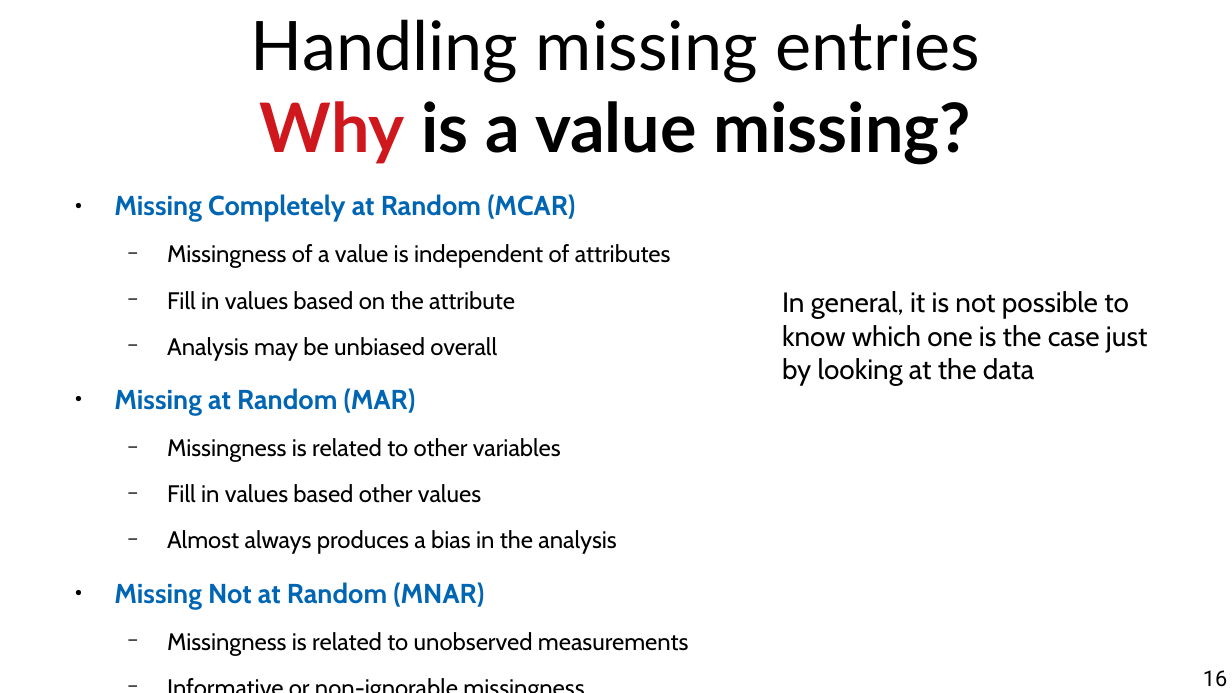
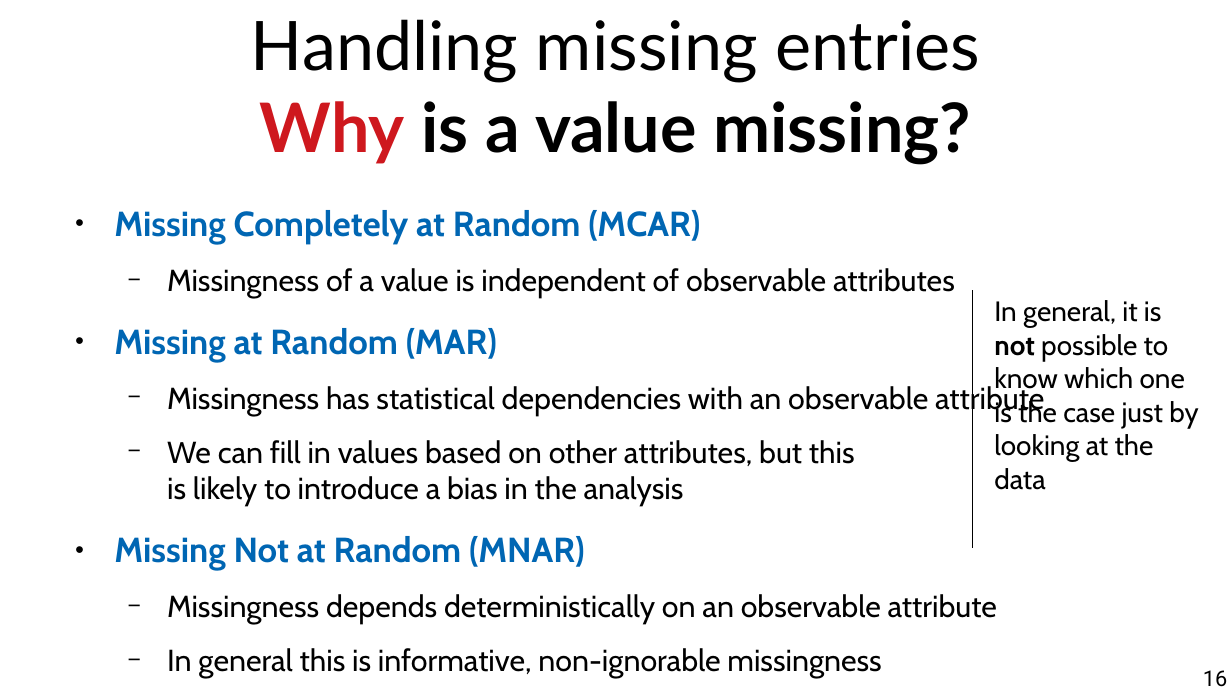
Before and after one commit to chatox/data-mining-course, a slide deck: slide 16 of theory/odp/tt04_integration_cleaning.odp. Drawn at 1232x693 pixels with LibreOffice and Linux fonts; fonts in the diff are those of the drawing. Boxes give left, top, right and bottom in pixels: in the first picture for what was removed or moved away, otherwise in the second. Text is boxed around its words. In the diff, an @@ line names an element or a change of style, - is before the commit and + after.

```diff
--- a/theory/odp/tt04_integration_cleaning.odp
+++ b/theory/odp/tt04_integration_cleaning.odp
@@ text "Missing Completely at Random (MCAR)": place and size @@
-text "Missing Completely at Random (MCAR)" at <box>114,194,689,656</box>
+text "Missing Completely at Random (MCAR)" at <box>114,210,1044,678</box>
@@ text at <box>114,210,700,570</box>: size 17.6 to 22.4 pt in "Missing Completely at Random (MCAR)", "Missing at Random (MAR)", "Missing Not at Random (MNAR)" @@
@@ text at <box>167,268,955,298</box>: text changed; size 15.4 to 19.6 pt @@
-  − Missingness of a value is independent of attributes
-  − Fill in values based on the attribute
-  − Analysis may be unbiased overall
+  − Missingness of a value is independent of observable attributes
@@ line added from (973, 291) to (973, 548), #000000 0 pt @@
@@ text "In general, it is not ...": place and size @@
-text "In general, it is not ..." at <box>782,291,1148,386</box>
+text "In general, it is not ..." at <box>994,300,1198,490</box>
@@ text "In general, it is not ..." at <box>994,300,1198,490</box>: bold on in "not" @@
@@ text at <box>167,383,1044,506</box>: text changed; size 15.4 to 19.6 pt @@
-  − Missingness is related to other variables
-  − Fill in values based other values
-  − Almost always produces a bias in the analysis
+  − Missingness has statistical dependencies with an observable attribute
+  − We can fill in values based on other attributes, but this
+    is likely to introduce a bias in the analysis
@@ text at <box>167,594,997,678</box>: text changed; size 15.4 to 19.6 pt @@
-  − Missingness is related to unobserved measurements
-  − Informative or non-ignorable missingness
+  − Missingness depends deterministically on an observable attribute
+  − In general this is informative, non-ignorable missingness
```
Also in this commit, not shown: 1 other file.
